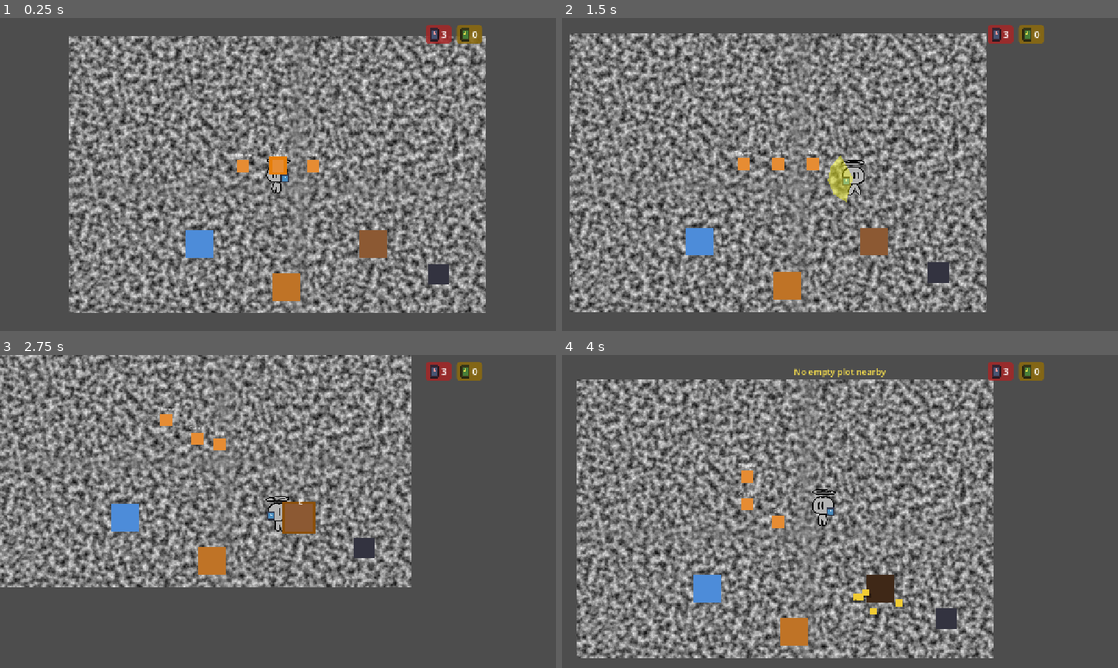
Above: before the commit, frames 1-4 (two rows, left to right).
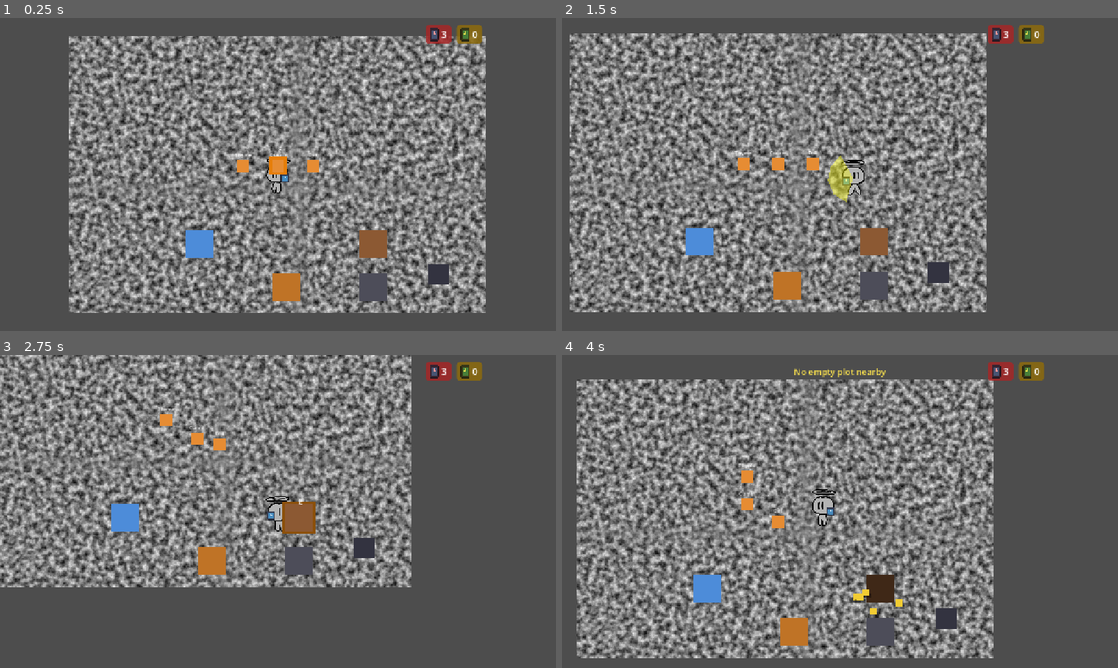
Above: after the commit, the same moments.

Repository: Saitamadupauvre/brotatomato
Game: Godot game, scene res://scenes/main/main.tscn
The game is run twice, just before and just after one commit, with the same random seed, the same clock (stepped at 60 frames per second) and the same inputs. The engine's default icon, where the game draws it, is replaced by a stand-in: a white triangle on a blue panel in a dark square.
Inputs (mouse positions are in pixels of both pictures, inside the frame that each line leads up to):
- Up to frame 1 (0.25 s): no input
- Up to frame 2 (1.5 s): tap Enter at 0.5 s; move the mouse to (962, 158) at 0.52 s; hold D (move_right) 0.53-1.28 s; hold E (interact) 0.53-1.28 s; click (962, 158) at 0.67 s; move the mouse to (728, 190) at 1.27 s; hold S (move_down) from 1.28 s (still down); click (728, 190) at 1.35 s
- Up to frame 3 (2.75 s): tap E (interact) at 1.55 s; move the mouse to (333, 442) at 2.02 s; release S (move_down) at 2.03 s; hold D (move_right) from 2.03 s (still down); hold E (interact) from 2.03 s (still down); tap Shift (dash) at 2.1 s
- Up to frame 4 (4 s): move the mouse to (812, 574) at 2.77 s; release D (move_right) at 2.78 s; release E (interact) at 2.78 s; hold W (move_up) 2.78-3.53 s; tap E (interact) at 2.85, 3.8 s; click (812, 574) at 2.92 s; move the mouse to (1006, 558) at 3.52 s; hold A (move_left) from 3.53 s (still down); hold R (move_plot) from 3.53 s (still down)

The runs differ from the first frame. In frame 1, 0.3% of the frame differs, in the area x 64-70%, y 81-91%; in frame 2, 0.3%; in frame 3, 0.3%; in frame 4, 0.3%.

Commit message:
feat(camp): add ammo crafting from materials

Diff:
--- /dev/null
+++ b/scenes/entities/ammo_crafter.tscn
@@ -0,0 +1,40 @@
+[gd_scene load_steps=6 format=3 uid="uid://cammocraft0001"]
+
+[ext_resource type="PackedScene" path="res://scenes/components/interactable.tscn" id="1_interactable"]
+[ext_resource type="Script" path="res://scripts/components/behaviors/outline_behavior.gd" id="2_outline"]
+[ext_resource type="Script" path="res://scripts/components/behaviors/interact_prompt_behavior.gd" id="3_prompt"]
+[ext_resource type="Script" path="res://scripts/components/behaviors/craft_behavior.gd" id="4_craft"]
+
+[sub_resource type="RectangleShape2D" id="RectangleShape2D_ammo_crafter"]
+size = Vector2(64, 64)
+
+[node name="AmmoCrafter" type="StaticBody2D"]
+
+[node name="CollisionShape2D" type="CollisionShape2D" parent="."]
+shape = SubResource("RectangleShape2D_ammo_crafter")
+
+[node name="Sprite" type="ColorRect" parent="."]
+offset_left = -32.0
+offset_top = -32.0
+offset_right = 32.0
+offset_bottom = 32.0
+color = Color(0.3, 0.3, 0.35, 1)
+
+[node name="Interactable" parent="." instance=ExtResource("1_interactable")]
+
+[node name="Host" parent="Interactable" index="1"]
+owner_entity_path = NodePath("../..")
+
+[node name="OutlineBehavior" type="Node" parent="Interactable/Host"]
+script = ExtResource("2_outline")
+sprite_path = NodePath("Sprite")
+
+[node name="PromptBehavior" type="Node" parent="Interactable/Host"]
+script = ExtResource("3_prompt")
+
+[node name="CraftBehavior" type="Node" parent="Interactable/Host"]
+script = ExtResource("4_craft")
+cost_item_id = "materials"
+cost_amount = 3
+output_item_id = "ammo"
+output_amount = 6
--- a/scenes/main/main.tscn
+++ b/scenes/main/main.tscn
@@ -14,6 +14,7 @@
 [ext_resource type="PackedScene" uid="uid://osr6vkqm54ei" path="res://scenes/entities/plot_placement_controller.tscn" id="12_plot_placement"]
 [ext_resource type="PackedScene" uid="uid://cs7u6iyl5d4nc" path="res://scenes/ui/dialogue_box.tscn" id="13_dialogue_box"]
 [ext_resource type="PackedScene" path="res://scenes/ui/popup.tscn" id="14_popup"]
+[ext_resource type="PackedScene" path="res://scenes/entities/ammo_crafter.tscn" id="15_ammo_crafter"]
 
 [sub_resource type="RectangleShape2D" id="RectangleShape2D_wall_h"]
 size = Vector2(960, 32)
@@ -70,6 +71,9 @@
 [node name="Chest" parent="." instance=ExtResource("9_chest")]
 position = Vector2(500, 580)
 
+[node name="AmmoCrafter" parent="." instance=ExtResource("15_ammo_crafter")]
+position = Vector2(700, 580)
+
 [node name="Plots" type="Node2D" parent="." unique_id=449040098]
 
 [node name="PlotPlacement" parent="." unique_id=1942575348 instance=ExtResource("12_plot_placement")]
--- /dev/null
+++ b/scripts/components/behaviors/craft_behavior.gd
@@ -0,0 +1,17 @@
+class_name CraftBehavior
+extends Behavior
+## Spends one item to grant another when the host's Interactable reports
+## "interacted" — the smallest generic building block for a crafting
+## interaction (#68). No-ops (nothing spent, nothing granted) if the
+## player doesn't have enough of the cost item.
+
+@export var cost_item_id: String = "materials"
+@export var cost_amount: int = 1
+@export var output_item_id: String = ""
+@export var output_amount: int = 1
+
+
+func on_event(event_name: String, _payload: Dictionary = {}) -> void:
+	if event_name == "interacted":
+		if GameState.remove_item(cost_item_id, cost_amount):
+			GameState.add_item(output_item_id, output_amount)
